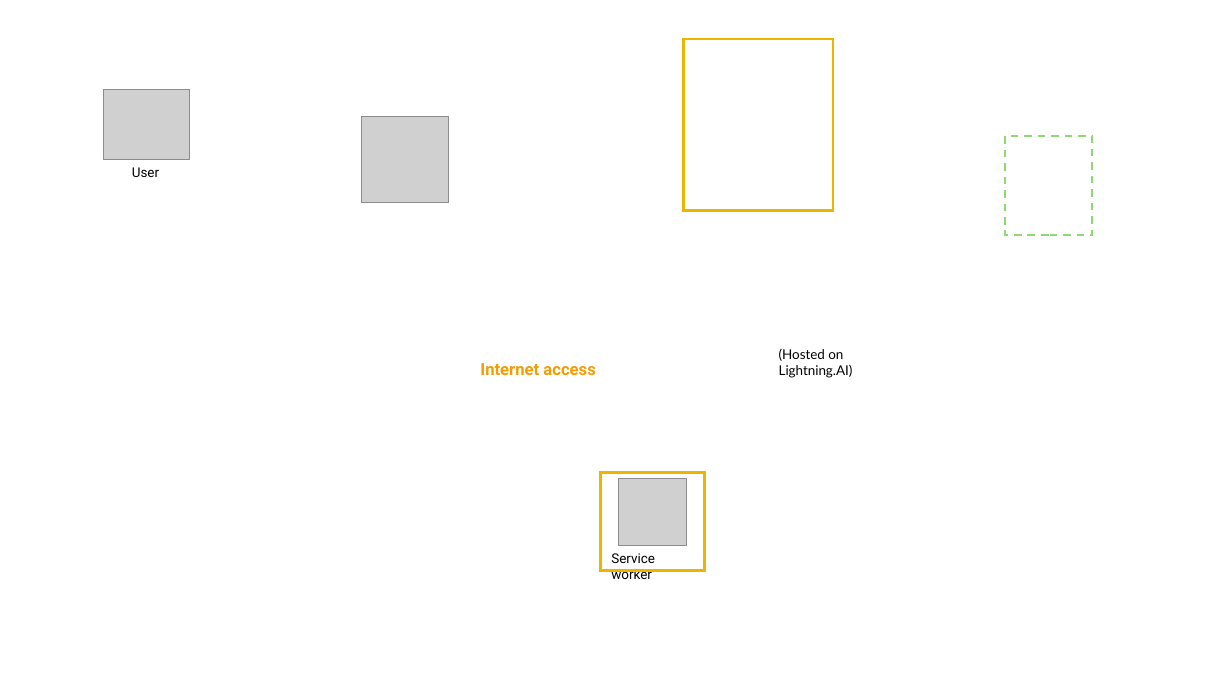
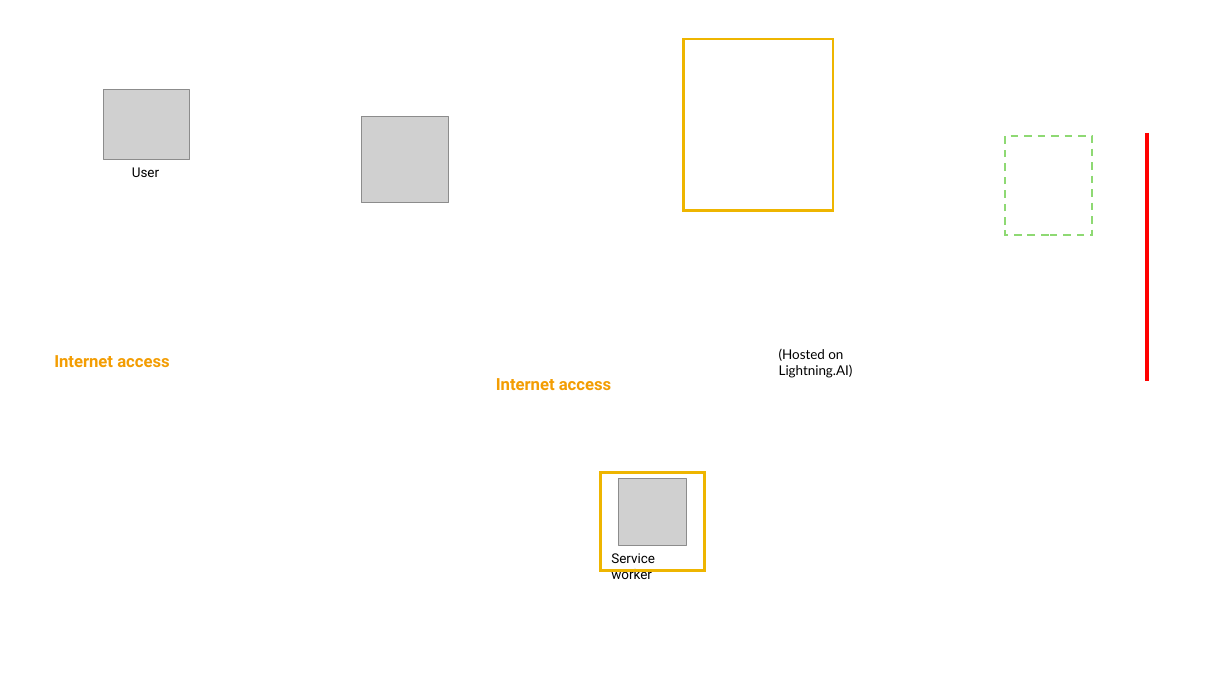
Before and after one commit to CommonHouseCat/fungiscan-mushroom-identifier, a slide deck: slide 3 of Báo cáo/Diagram/System architecture.pptx. Drawn at 1232x693 pixels with LibreOffice and Linux fonts; fonts in the diff are those of the drawing; grey boxes stand for pictures. Boxes give left, top, right and bottom in pixels: in the first picture for what was removed or moved away, otherwise in the second. Text is boxed around its words. In the diff, an @@ line names an element or a change of style, - is before the commit and + after.

```diff
--- a/Báo cáo/Diagram/System architecture.pptx
+++ b/Báo cáo/Diagram/System architecture.pptx
@@ line added from (1147, 133) to (1147, 381), #FF0000 3 pt @@
@@ text "Internet access": place and size @@
-text "Internet access" at box(480, 363, 595, 375)
+text "Internet access" at box(54, 355, 169, 367)
@@ text added at box(496, 378, 611, 390), 13 pt, text #F39D03, bold @@
+Internet access
```
Also in this commit, not shown: 1 other slide changed, 6 other files.
